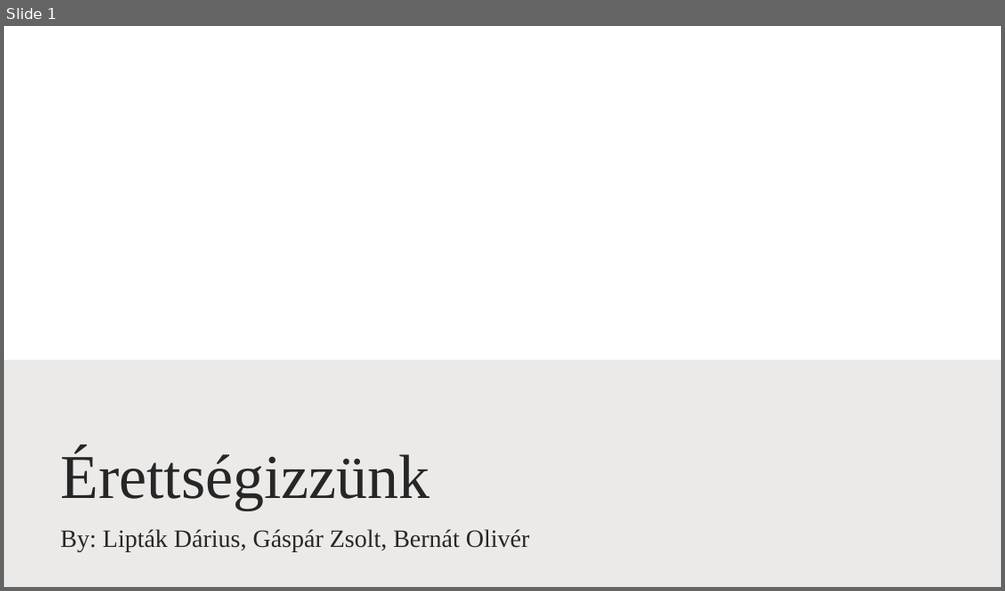
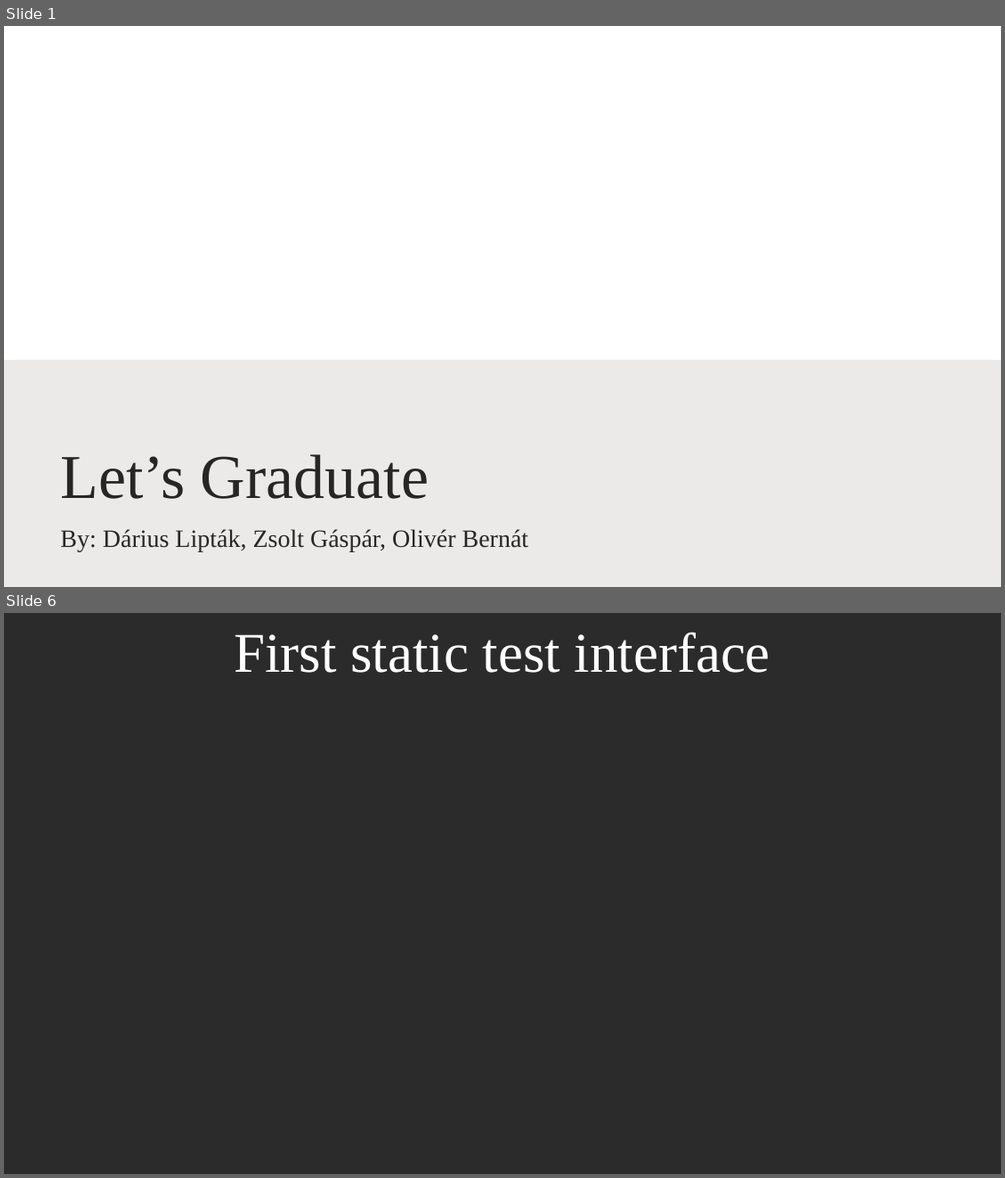
Before and after one commit to zsolti6/Erettsegizzunk, a slide deck: erettsegizzunk.pptx. Shown one above the other, each under a label of ours: slide 1 before the commit, slides 1 and 6 after it; the slides between them are not shown. The pictures are 1005x591 and 1005x1178 pixels, drawn with LibreOffice and Linux fonts; fonts in the diff are those of the drawing; background and template pictures are left out; a plain dark background stands for a picture behind light text. Boxes give left, top, right and bottom in pixels: in the first picture for what was removed or moved away, otherwise in the second. Text is boxed around its words. In the diff, an @@ line names an element or a change of style, - is before the commit and + after.

```diff
--- a/erettsegizzunk.pptx
+++ b/erettsegizzunk.pptx
@@ slide 6 added at (4,613,1001,1174), background picture (left out) @@
@@ title added at (234,632,770,673), 54 pt, text #FFFFFF @@
+First static test interface
@@ slide 1 changed as well @@
@@ title at (60,454,429,499): text changed @@
-Érettségizzünk
+Let’s Graduate
@@ subtitle at (60,529,529,551): text changed @@
-By: Lipták Dárius, Gáspár Zsolt, Bernát Olivér
+By: Dárius Lipták, Zsolt Gáspár, Olivér Bernát
```
Also in this commit, not shown: 3 other slides changed, 6 other slides added, 13 slides removed, 2 other files.
